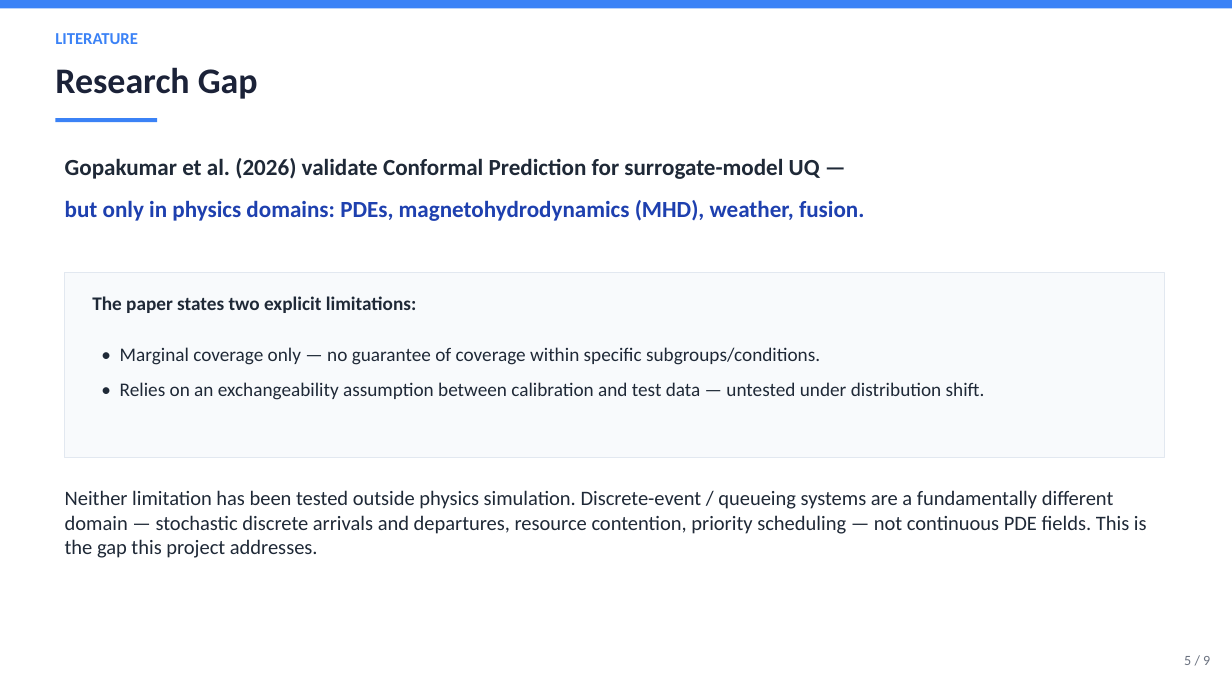
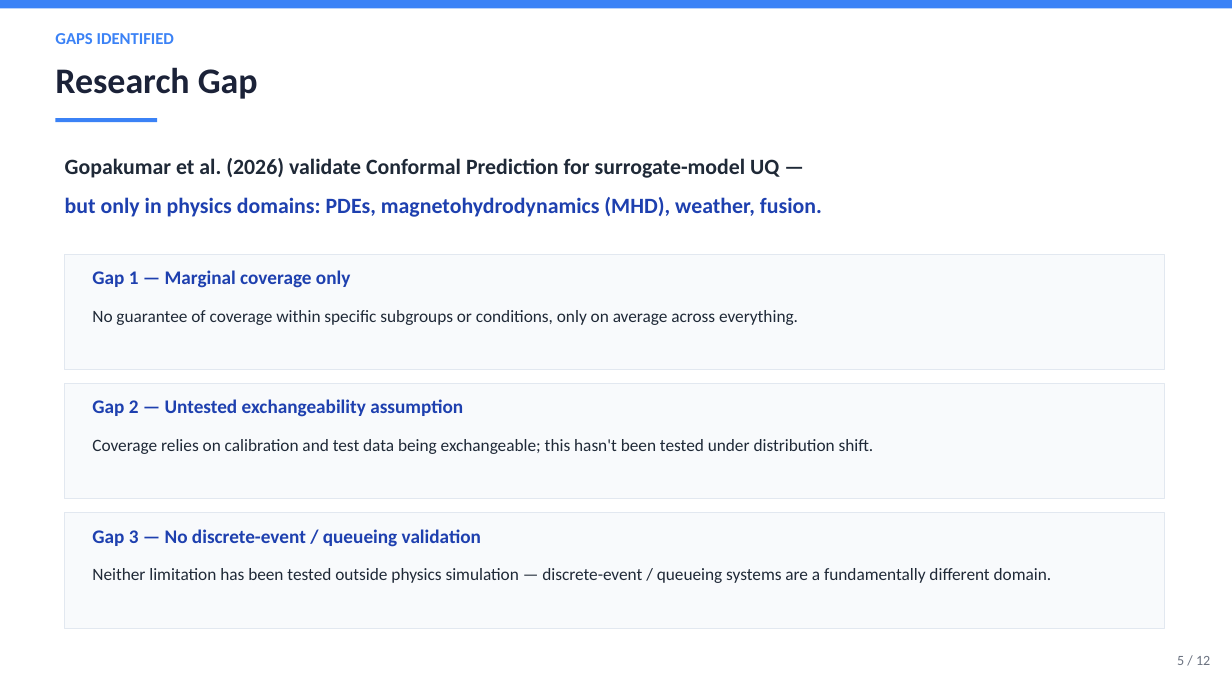
Before and after one commit to DUNE-ODYSSEY/Mondrian-Conformal-Prediction-On-Discrete-Event-Simulation, a slide deck: slide 5 of slides/zeroth_review.pptx. Drawn at 1232x693 pixels with LibreOffice and Linux fonts; fonts in the diff are those of the drawing. Boxes give left, top, right and bottom in pixels: in the first picture for what was removed or moved away, otherwise in the second. Text is boxed around its words. In the diff, an @@ line names an element or a change of style, - is before the commit and + after.

Commit message:
Restructure zeroth review PPT to professor's required template (TOC, lit review table, research gap, results, references); fix multi-line table cell font bug; begin Department B generalization pipeline

```diff
--- a/slides/zeroth_review.pptx
+++ b/slides/zeroth_review.pptx
@@ text at (55,33,174,44): text changed @@
-LITERATURE
+GAPS IDENTIFIED
@@ text "Gopakumar et al. (2026) validate ..." at (65,158,779,178): size 18 to 17 pt @@
@@ text "but only in physics domains: ..." at (65,197,822,217): size 18 to 17 pt @@
@@ rectangle: place and size @@
-rectangle at (65,273,1165,457)
+rectangle at (65,254,1165,370)
@@ text at (92,270,350,288): text changed; text colour #1F2937 to #1E40AF @@
-The paper states two explicit limitations:
+Gap 1 — Marginal coverage only
@@ text at (92,310,798,325): text changed; size 15 to 13.5 pt @@
-• Marginal coverage only — no guarantee of coverage within specific subgroups/conditions.
-• Relies on an exchangeability assumption between calibration and test data — untested under distribution shift.
+No guarantee of coverage within specific subgroups or conditions, only on average across everything.
@@ rectangle added at (65,384,1165,499), fill #F8FAFC, outline #E2E8F0 0.75 pt @@
@@ text added at (92,399,463,417), 15 pt, text #1E40AF, bold @@
+Gap 2 — Untested exchangeability assumption
@@ text added at (92,439,874,454), 13.5 pt, text #1F2937 @@
+Coverage relies on calibration and test data being exchangeable; this hasn't been tested under distribution shift.
@@ rectangle added at (65,513,1165,628), fill #F8FAFC, outline #E2E8F0 0.75 pt @@
@@ text added at (92,529,481,547), 15 pt, text #1E40AF, bold @@
+Gap 3 — No discrete-event / queueing validation
@@ text at (92,568,1052,583): text changed; size 16 to 13.5 pt @@
-Neither limitation has been tested outside physics simulation. Discrete-event / queueing systems are a fundamentally different domain — stochastic discrete arrivals and departures, resource contention, priority scheduling — not continuous PDE fields. This is the gap this project addresses.
+Neither limitation has been tested outside physics simulation — discrete-event / queueing systems are a fundamentally different domain.
@@ text at (1177,656,1210,665): text changed @@
-5 / 9
+5 / 12
```
Also in this commit, not shown: 5 other slides changed, 6 slides added, 3 slides removed, 19 other files.
